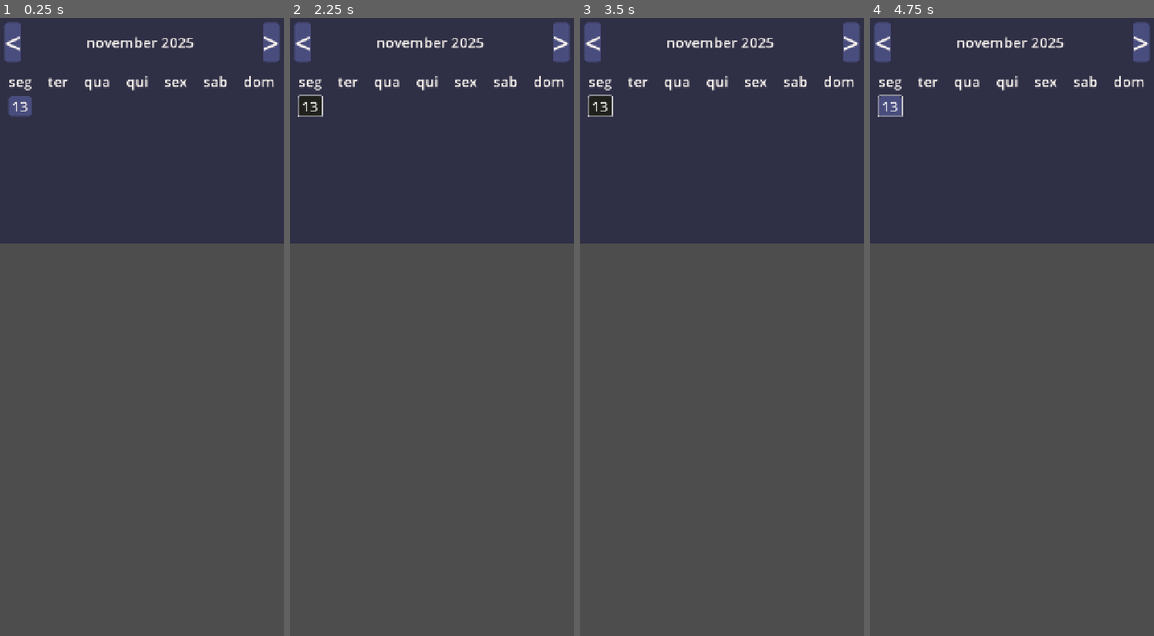
Above: before the commit, frames 1-4 (left to right).
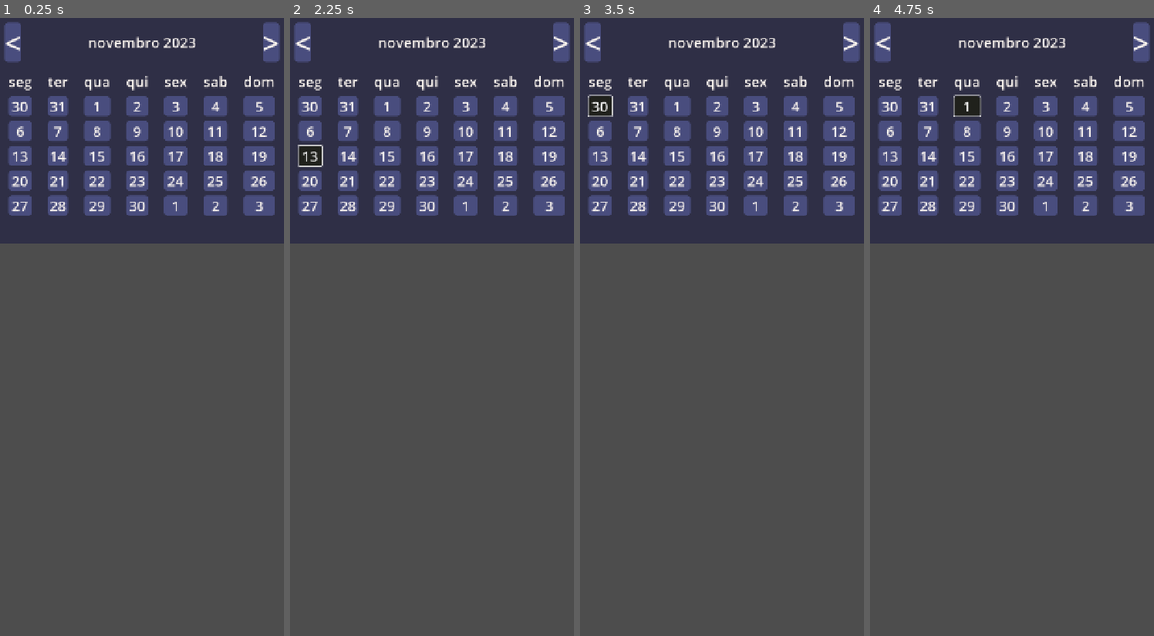
Above: after the commit, the same moments.

Repository: jazzdaniel/app_pousada
Game: Godot game, scene res://calendar.tscn
The game is run twice, just before and just after one commit, with the same random seed, the same clock (stepped at 60 frames per second) and the same inputs. This scene is started directly instead of the project's main scene.
Inputs (mouse positions are in pixels of both pictures, inside the frame that each line leads up to):
- Up to frame 1 (0.25 s): no input
- Up to frame 2 (2.25 s): click "<" at 0.5 s; click ">" at 1.25 s; click "13" at 2 s
- Up to frame 3 (3.5 s): click (599, 104) at 2.75 s, where only the run after the commit has a clickable "30"
- Up to frame 4 (4.75 s): click (926, 104) at 3.5 s, where only the run after the commit has a clickable "31"; click (966, 104) at 4.25 s, where only the run after the commit has a clickable "1"

The runs differ from the first frame. In frame 1, 9.9% of the frame differs, in the area x 2-97%, y 3-32%; in frame 2, 10%; in frame 3, 9.9%; in frame 4, 10%.

Commit message:
calendar view is working
calendar is working. next step is highlight 'today' and gray-out days that belong to previous months

Diff:
--- /dev/null
+++ b/calendar.gd
@@ -0,0 +1,101 @@
+extends Control
+
+@export var month_year_label:Label
+@export var column_box:HBoxContainer
+@export var previous_button:Button
+@export var next_button:Button
+
+
+const date_button_scene:PackedScene=preload("res://date_button.tscn")
+const month_names:Array=['janeiro','fevereiro','março',\
+'abril','maio','junho','julho','agosto','setembro','outubro',\
+'novembro','dezembro']
+const seconds_in_a_day:int=86400
+
+var selected_date=Time.get_date_dict_from_system()
+
+func _ready() -> void:
+	previous_button.pressed.connect(go_to_previous_month)
+	next_button.pressed.connect(go_to_next_month)
+	#print(selected_date)
+	set_calendar()
+
+
+func set_calendar():
+	set_month_year_label()
+	var first_day_of_the_month=get_first_day_of_month(selected_date)
+	var first_day_of_the_month_unix=Time.get_unix_time_from_datetime_dict(first_day_of_the_month)
+	var first_week_day_of_month:int=first_day_of_the_month.weekday -1
+	if first_week_day_of_month==-1:
+		first_week_day_of_month=6
+
+	#first monday of the calendar can be in the previous month
+	var first_monday_of_calendar=Time.get_datetime_dict_from_unix_time(first_day_of_the_month_unix - seconds_in_a_day*(first_week_day_of_month))
+	#print(first_monday)
+	var calculate_date=first_monday_of_calendar
+
+	for i in 5*7: # 5 rows of a 7 days week
+		add_date_button(calculate_date,i%7)
+		calculate_date=get_next_day(calculate_date)
+
+
+
+	if selected_date.month !=calculate_date.month:return
+
+	#the next block runs only if, by the end of the operation
+	#we're still in the same month
+	#that means wee need a extra row, one of those long months
+
+	for i in 7: # 5 rows of a 7 days week
+		add_date_button(calculate_date,i%7)
+		calculate_date=get_next_day(calculate_date)
+
+
+
+func add_date_button(date:Dictionary,index:int):
+		var date_button=date_button_scene.instantiate()
+		date_button.date=date
+		column_box.get_children()[index].add_child(date_button)
+
+
+func get_next_day(date:Dictionary):
+	var next_day_unix_time=Time.get_unix_time_from_datetime_dict(date)+seconds_in_a_day
+	return Time.get_datetime_dict_from_unix_time(next_day_unix_time)
+
+
+
+func set_month_year_label():
+	month_year_label.text=(month_names[selected_date.month-1]+' '\
+	+str(selected_date.year))
+
+func go_to_previous_month():
+	selected_date.month-=1
+	refresh_calendar()
+func go_to_next_month():
+	selected_date.month+=1
+	refresh_calendar()
+
+
+func get_first_day_of_month(date:Dictionary):
+	#changing the day to 1 doesn't change the weekday,
+	#that's why the conversion is needed
+
+	date.day=1
+	#print(date)
+	var selected_unix_time=Time.get_unix_time_from_datetime_dict(date)
+	#print(Time.get_datetime_dict_from_unix_time(selected_unix_time))
+	return Time.get_datetime_dict_from_unix_time(selected_unix_time)
+
+func refresh_calendar():
+	if selected_date.month>12:
+		selected_date.month=1
+		selected_date.year+=1
+	elif selected_date.month<1:
+		selected_date.month=12
+		selected_date.year-=1
+
+	for column in column_box.get_children():
+		for node in column.get_children():
+			if node is Label:continue
+			node.queue_free()
+	set_calendar()
--- a/calendar.tscn
+++ b/calendar.tscn
@@ -1,8 +1,9 @@
-[gd_scene load_steps=2 format=3 uid="uid://dkiaxk5e3bbs4"]
+[gd_scene load_steps=3 format=3 uid="uid://dkiaxk5e3bbs4"]
 
 [ext_resource type="Theme" uid="uid://c0j0vl8xxqru4" path="res://theme01.tres" id="1_d4o2l"]
+[ext_resource type="Script" uid="uid://cv78tt7gk2kjx" path="res://calendar.gd" id="2_74sj6"]
 
-[node name="calendar" type="Control"]
+[node name="calendar" type="Control" node_paths=PackedStringArray("month_year_label", "column_box", "previous_button", "next_button")]
 layout_mode = 3
 anchors_preset = 15
 anchor_right = 1.0
@@ -10,6 +11,11 @@
 grow_horizontal = 2
 grow_vertical = 2
 theme = ExtResource("1_d4o2l")
+script = ExtResource("2_74sj6")
+month_year_label = NodePath("Panel/VBoxContainer/MarginContainer/month label")
+column_box = NodePath("Panel/VBoxContainer/columns_box")
+previous_button = NodePath("Panel/VBoxContainer/MarginContainer/previous_month")
+next_button = NodePath("Panel/VBoxContainer/MarginContainer/next_month")
 
 [node name="Panel" type="Panel" parent="."]
 layout_mode = 1
@@ -59,12 +65,6 @@
 layout_mode = 2
 text = "seg"
 
-[node name="Button" type="Button" parent="Panel/VBoxContainer/columns_box/mon"]
-layout_mode = 2
-theme = ExtResource("1_d4o2l")
-theme_type_variation = &"button_calendar_day"
-text = "13"
-
 [node name="rows_box2" type="VBoxContainer" parent="Panel/VBoxContainer/columns_box"]
 layout_mode = 2
 
--- /dev/null
+++ b/date_button.gd
@@ -0,0 +1,7 @@
+extends Button
+
+var date:Dictionary=Time.get_datetime_dict_from_system()
+
+func _ready() ->void:
+
+	text=str(date.day)
--- /dev/null
+++ b/date_button.tscn
@@ -0,0 +1,10 @@
+[gd_scene load_steps=3 format=3 uid="uid://c20mbepfsequi"]
+
+[ext_resource type="Theme" uid="uid://c0j0vl8xxqru4" path="res://theme01.tres" id="1_6e13v"]
+[ext_resource type="Script" uid="uid://bh37dvji4qohy" path="res://date_button.gd" id="2_yhf8g"]
+
+[node name="date_button" type="Button"]
+theme = ExtResource("1_6e13v")
+theme_type_variation = &"button_calendar_day"
+text = "13"
+script = ExtResource("2_yhf8g")
Not shown, added: calendar.gd.uid
Not shown, added: date_button.gd.uid
